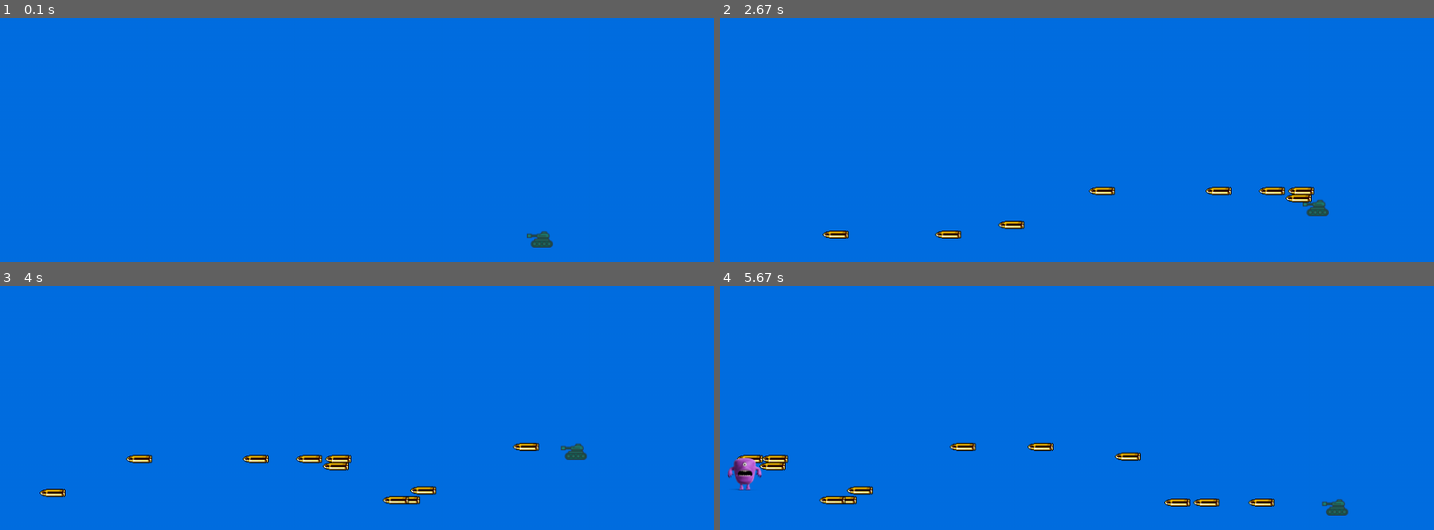
Above: before the commit, frames 1-4 (two rows, left to right).
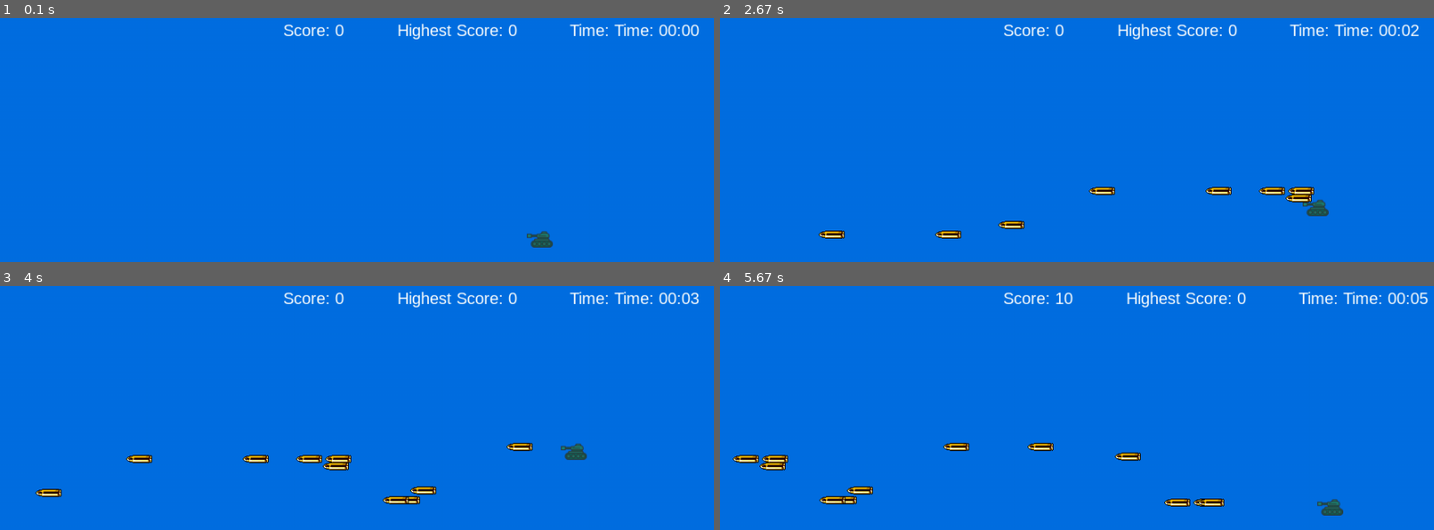
Above: after the commit, the same moments.

Repository: 2SmiLeing/PyGame_FirstTry
Game: pygame game, started from main.py
The game is run twice, just before and just after one commit, with the same random seed, the same clock (stepped at 60 frames per second) and the same inputs.
Inputs:
- Up to frame 1 (0.1 s): no input
- Up to frame 2 (2.67 s): tap Space at 0.33, 0.73, 1.03, 1.23, 1.57, 1.87, 2.07, 2.37, 2.63 s; hold Right 0.67-1.13 s; hold Up 1.17-1.47 s; hold Right 1.5-1.97 s; hold Left 2-2.53 s; hold Down from 2.57 s (still down)
- Up to frame 3 (4 s): release Down at 2.87 s; hold Left 2.9-3.3 s; tap Space at 2.97, 3.27, 3.4, 3.8 s; hold Up 3.33-3.7 s; hold Right from 3.73 s (still down)
- Up to frame 4 (5.67 s): tap Space at 4.1, 4.47, 4.87, 5.17, 5.37 s; release Right at 4.37 s; hold Down 4.4-4.77 s; hold Left 4.8-5.27 s; hold Right from 5.3 s (still down)

The runs differ from the first frame. In frame 1, 1.0% of the frame differs, in the area x 39-98%, y 2-9%; in frame 2, 1.1%; in frame 3, 1.2%; in frame 4, 1.9%, in the area x 1-100%, y 2-95%.

Commit message:
Update main.py

Diff:
--- a/main.py
+++ b/main.py
@@ -1,5 +1,6 @@
 import pygame
 import random
+import time
 
 # Inicializácia:
 pygame.init()
@@ -23,6 +24,20 @@
 yellow = (255, 255, 0)
 orange = (255, 170, 40)
 
+# Score and Time:
+Score = 0
+HighestScore = 0
+start_time = time.time()
+
+# Nastavenie najvyššieho skóre zo súboru
+try:
+    with open("highest_score.txt", "r") as file:
+        HighestScore = int(file.read())
+except FileNotFoundError:
+    pass
+
+# Font:
+game_text_font = pygame.font.SysFont("arial.ttf", 20)
 
 # Názov:
 pygame.display.set_caption("Hra s tankami")
@@ -36,14 +51,11 @@
     pygame.image.load("img/Monster6.png"),
 ]
 
-
 # Enemies:
 def monsters(position, monster_image):
     monster_image_rect = monster_image.get_rect()
     monster_image_rect.center = position
-
     screen.blit(monster_image, monster_image_rect)
-
 
 enemy_speed = 1
 position_x = 0
@@ -52,6 +64,7 @@
 MONSTER_EVENT = pygame.USEREVENT + 2
 pygame.time.set_timer(MONSTER_EVENT, 5000)  # Čas v milisekundách, nastavte podle potřeby
 monsters_list = []
+
 
 def random_color():
     return (random.randint(0, 255), random.randint(0, 255), random.randint(0, 255))
@@ -100,9 +113,7 @@
 # Obraz:
 tank_image = pygame.image.load("img/tank.png")
 tank_image_rect = tank_image.get_rect()
-tank_image_rect.center = (width - width//3, height//2)
-
-tank_position = (tank_image_rect.x, tank_image_rect.centery)
+tank_image_rect.center = (width - width // 3, height // 2)
 
 bullet_image = pygame.image.load("img/bullet.png")
 bullet_image_rect = bullet_image.get_rect()
@@ -145,9 +156,10 @@
                 bullet_x = bullet.rect.x
                 bullet_y = bullet.rect.y
         elif event.type == BOOM_EVENT:
-            for projektil in projektily:
+            for projektil in projektily[:]:
                 if projektil.length <= 0 or projektil.rect.x <= 0:
                     boom((projektil.rect.x, projektil.rect.y + projektil.rect.height // 2))
+                    projektily.remove(projektil)
         elif event.type == MONSTER_EVENT:
             monster_image = random.choice(Monster_list)
             monsters_list.append({
@@ -171,12 +183,35 @@
     # Vykresli obraz:
     screen.fill(light_blue)
 
-    for projektil in projektily:
+    # Time:
+    current_time = time.time() - start_time
+    minutes = int(current_time // 60)
+    seconds = int(current_time % 60)
+    time_text = f"Time: {minutes:02d}:{seconds:02d}"
+
+    text = f"Score: {Score}           Highest Score: {HighestScore}           Time: {time_text}"
+    game_text = game_text_font.render(text, True, white)
+    screen.blit(game_text, (width//2 - 150, 10))
+
+    for projektil in projektily[:]:
         projektil.draw()
         projektil.move()
         if projektil.length <= 0 or projektil.rect.x <= 0:
+            boom((projektil.rect.x, projektil.rect.y + projektil.rect.height // 2))
             projektily.remove(projektil)
-            boom((projektil.rect.x, projektil.rect.y + projektil.rect.height // 2))
+
+    # Detekce kolize mezi střelami a monstry
+    for projektil in projektily:
+        for monster in monsters_list[:]:
+            monster_rect = monster['monster_image'].get_rect()
+            monster_rect.center = (monster['position_x'], monster['position_y'])
+
+            if projektil.rect.colliderect(monster_rect):
+                # Kolize detekována, odstranění střely a monstra
+                projektily.remove(projektil)
+                monsters_list.remove(monster)
+                boom((monster['position_x'], monster['position_y']))
+                Score += 10
 
     for monster in monsters_list:
         position_x = monster['position_x']
@@ -184,8 +219,13 @@
         monsters_created_time = monster['created_time']
         position_x += enemy_speed
 
+        monster_image = monster['monster_image']
+        monster_image_rect = monster_image.get_rect()
+        monster_image_rect.center = (position_x, position_y)
+
         if position_x >= width:
             monsters_list.remove(monster)
+            Score -= 10
         else:
             monster['position_x'] = position_x
             monster_image = monster['monster_image']
@@ -201,3 +241,9 @@
 
 # Ukonči:
 pygame.quit()
+
+# Highest Score Save:
+if Score >= HighestScore:
+    HighestScore = Score
+    with open("highest_score.txt", "w") as file:
+        file.write(str(HighestScore))
